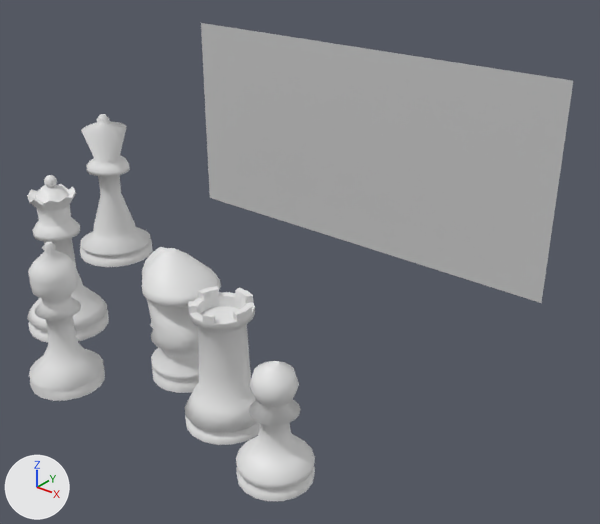
The FBX model SmileGameJam/Assets/resource/Env/1_1/mash/queen.FBX: old version first, new version second.
Both versions are drawn from a 50 mm lens placed at (150.1, -80.7, 120.3), pointed at (20.2, 81.6, 19.7). The axes (+X, +Y, +Z) are drawn at lower left. The lights are the same throughout. Where no turn or scale is listed for an object, it has been applied to the vertices.
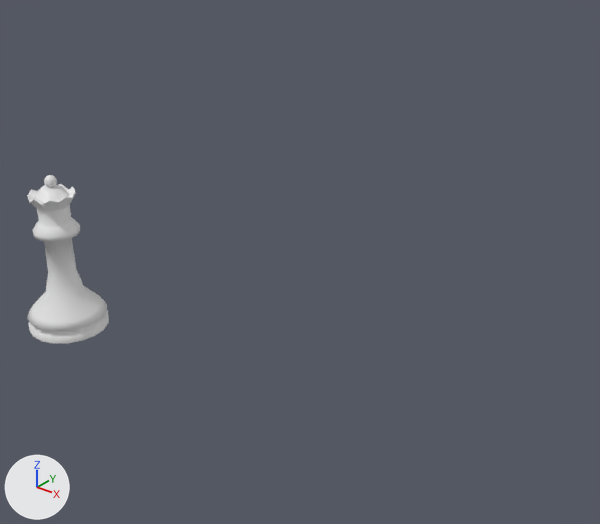
The newer file is also turned or shifted as a whole; pictures and numbers use the older file's frame.

Scene script edits in JSON lines:
```json
{"op": "remove", "block": "ob_plane001", "code": ["ob_plane001 = bpy.data.objects.new('Plane001', me_mesh)", "ob_plane001.location = (0.0, 136.5, 33.6)"]}
{"op": "remove", "block": "ob_cylinder006", "code": ["ob_cylinder006 = bpy.data.objects.new('Cylinder006', me_mesh_006)", "ob_cylinder006.location = (-54.4, 77.3, 2.6)"]}
{"op": "remove", "block": "ob_cylinder004", "code": ["ob_cylinder004 = bpy.data.objects.new('Cylinder004', me_mesh_004)", "ob_cylinder004.location = (15.6, 41.3, 2.0)"]}
{"op": "remove", "block": "ob_cylinder002", "code": ["ob_cylinder002 = bpy.data.objects.new('Cylinder002', me_mesh_002)", "ob_cylinder002.location = (58.2, 25.8, 1.7)"]}
{"op": "remove", "block": "ob_cylinder001", "code": ["ob_cylinder001 = bpy.data.objects.new('Cylinder001', me_mesh_001)", "ob_cylinder001.location = (-6.0, 20.6, 20.7)"]}
{"op": "remove", "block": "ob_cylinder003", "code": ["ob_cylinder003 = bpy.data.objects.new('Cylinder003', me_mesh_003)", "ob_cylinder003.location = (36.9, 33.3, 2.1)"]}
```

What differs and where, as boxes (x1, y1, x2, y2) in the pictures (600 x 524 px):
```json
{"object": "Plane001", "change": "deleted", "before": [201, 23, 573, 303]}
{"object": "Cylinder003", "change": "deleted", "before": [185, 286, 260, 445]}
{"object": "Cylinder002", "change": "deleted", "before": [236, 361, 315, 501]}
{"object": "Cylinder004", "change": "deleted", "before": [142, 247, 221, 393]}
{"object": "Cylinder001", "change": "deleted", "before": [28, 242, 105, 401]}
{"object": "Cylinder006", "change": "deleted", "before": [80, 114, 153, 267]}
```
